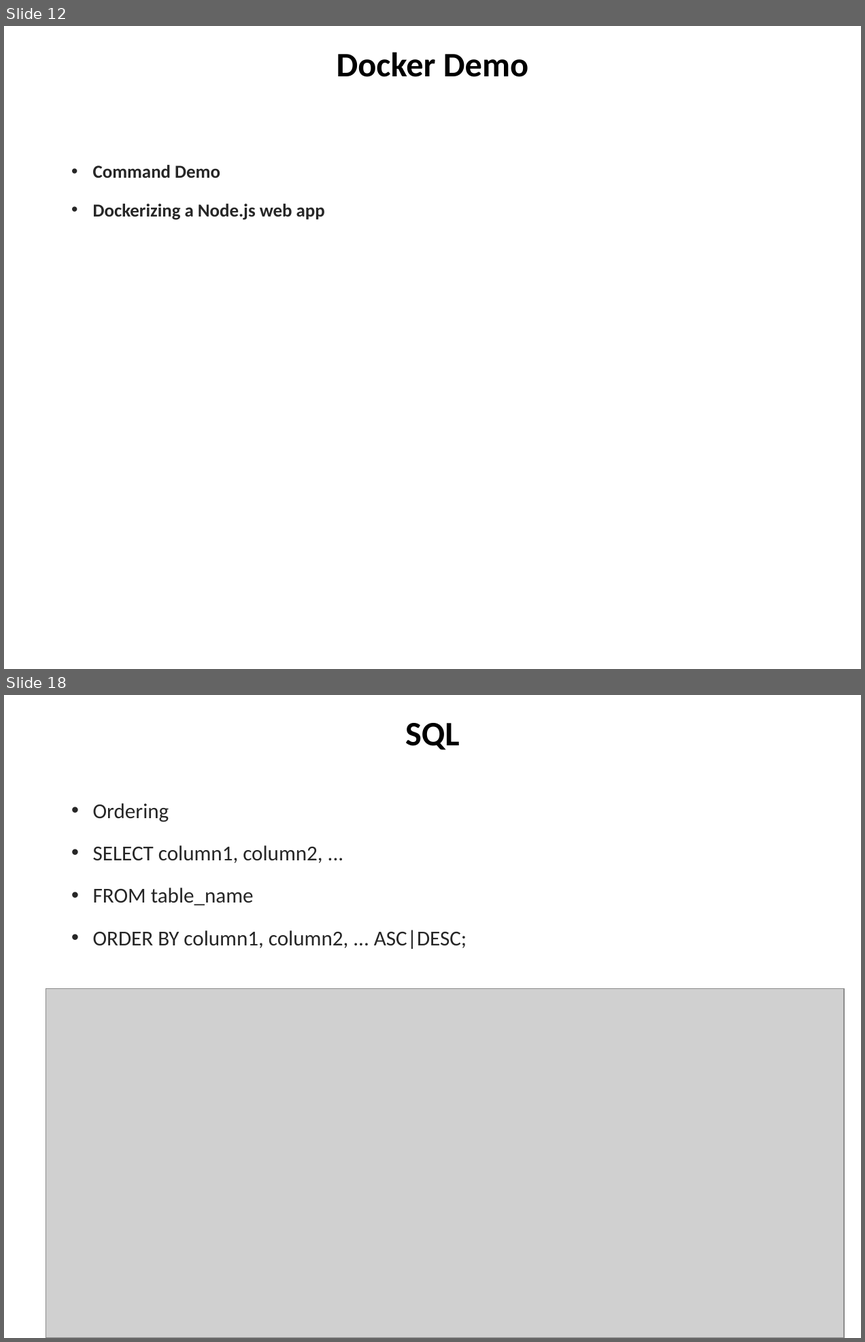
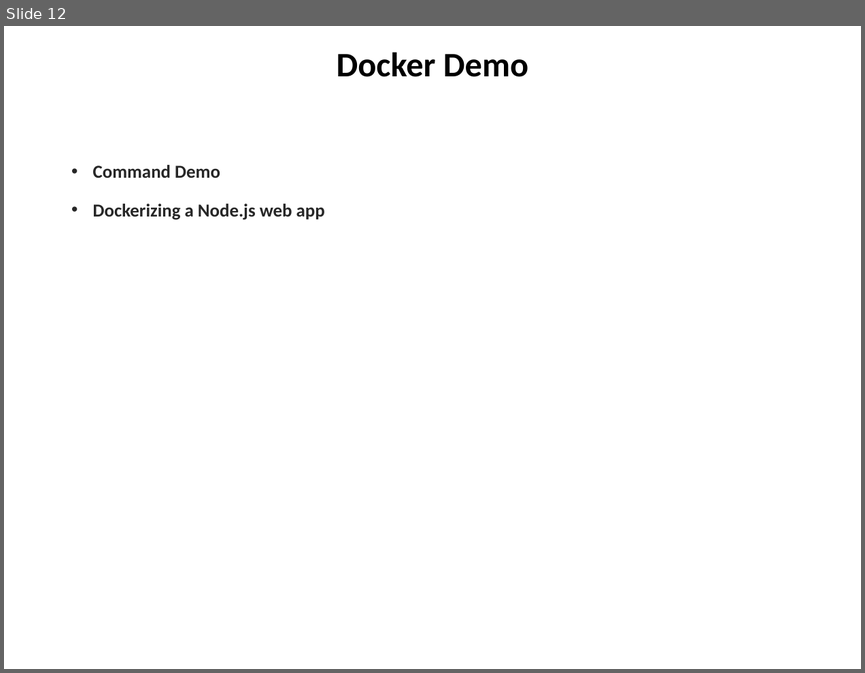
Before and after one commit to chuacw/SGUS-Slides, a slide deck: BCI - Batch2 - Day5 - Docker & Node & Express.pptx. Shown one above the other, each under a label of ours: slides 12 and 18 before the commit, slide 12 after it; the slides between them are not shown. The pictures are 865x1342 and 865x673 pixels, drawn with LibreOffice and Linux fonts; fonts in the diff are those of the drawing; grey boxes stand for pictures. Boxes give left, top, right and bottom in pixels: in the first picture for what was removed or moved away, otherwise in the second. Text is boxed around its words. In the diff, an @@ line names an element or a change of style, - is before the commit and + after.

```diff
--- a/BCI - Batch2 - Day5 - Docker & Node & Express.pptx
+++ b/BCI - Batch2 - Day5 - Docker & Node & Express.pptx
@@ slide 18 removed at (4, 695, 861, 1338), background #FFFFFF @@
@@ title removed at (405, 723, 460, 750) @@
-SQL
@@ text removed at (93, 803, 466, 949) @@
-• Ordering
-• SELECT column1, column2, ...
-• FROM table_name
-• ORDER BY column1, column2, ... ASC|DESC;
@@ picture removed at (46, 989, 844, 1338) @@
```
Also in this commit, not shown: 25 other slides removed, 13 other files.
